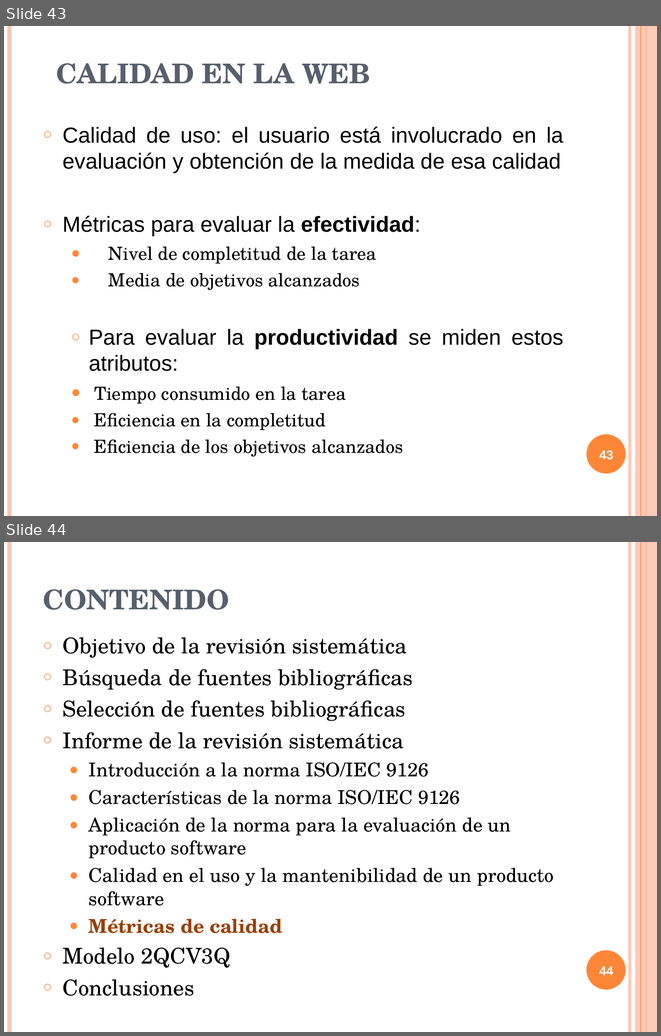
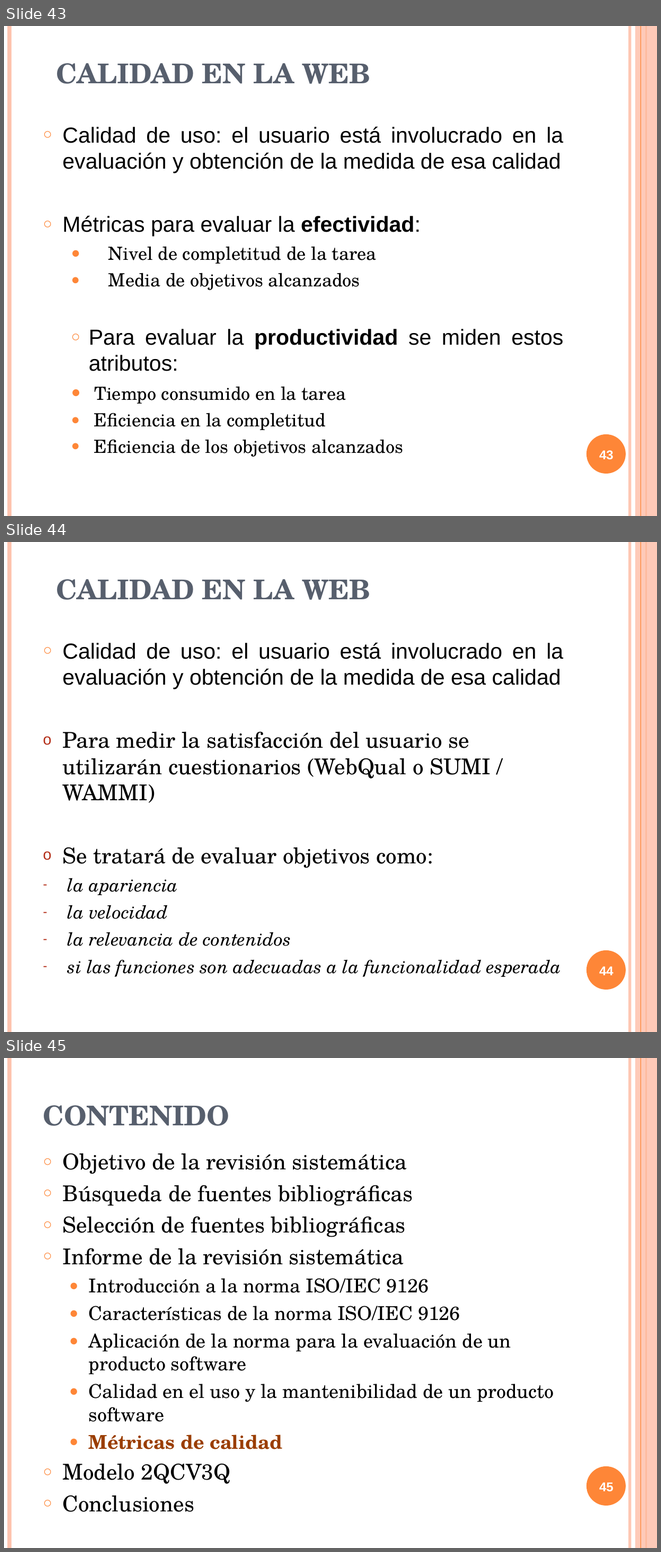
Before and after one commit to txedo/isi-auditoria, a slide deck: calidad/Trabajo/presentacion/presentacionCalidad.ppt. Shown one above the other, each under a label of ours: slides 43 and 44 before the commit, slides 43, 44 and 45 after it. The pictures are 661x1036 and 661x1552 pixels, drawn with LibreOffice and Linux fonts; fonts in the diff are those of the drawing. Boxes give left, top, right and bottom in pixels: in the first picture for what was removed or moved away, otherwise in the second. Text is boxed around its words. In the diff, an @@ line names an element or a change of style, - is before the commit and + after.

```diff
--- a/calidad/Trabajo/presentacion/presentacionCalidad.ppt
+++ b/calidad/Trabajo/presentacion/presentacionCalidad.ppt
@@ slide 44 added at box(4, 542, 657, 1032), background #FFFFFF; not listed: 6 template elements that a slide beside it also shows @@
@@ text added at box(56, 579, 370, 600), 30 pt, text #575F6D, bold @@
+CALIDAD EN LA WEB
@@ text added at box(62, 642, 563, 977), 24 pt, text #000000 @@
+○ Calidad de uso: el usuario está involucrado en la evaluación y obtención de la medida de esa calidad
+o Para medir la satisfacción del usuario se utilizarán cuestionarios (WebQual o SUMI / WAMMI)
+o Se tratará de evaluar objetivos como:
+– la apariencia
+– la velocidad
+– la relevancia de contenidos
+– si las funciones son adecuadas a la funcionalidad esperada
@@ page number added at box(599, 966, 614, 975), 14 pt, text #FFFFFF, bold @@
+44
@@ what was slide 44 is now slide 45 @@
@@ page number at box(599, 1482, 614, 1492): text changed @@
-44
+45
```
